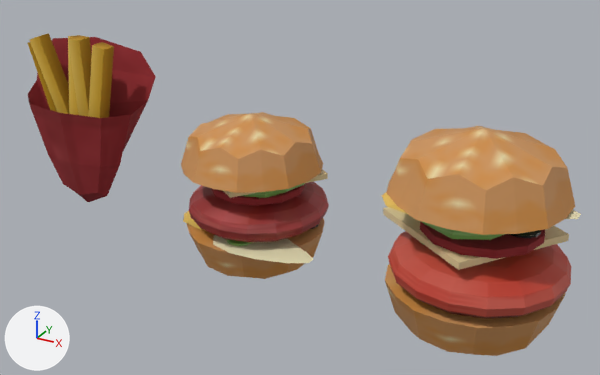
A saved change to the OBJ model Models/Food/Fries.obj.
The view is the same before and after, from a 50 mm camera at (2.39, -3.81, 2.19) aimed at (0.34, -0.07, 0.32). Arrows for +X, +Y and +Z are at lower left; the lights stay in place. The picture after the commit comes second. Where no turn or scale is listed for an object, it has been applied to the vertices.

Objects in the first picture: 'Cheese_burger', 'Fries', 'Hamburger'.
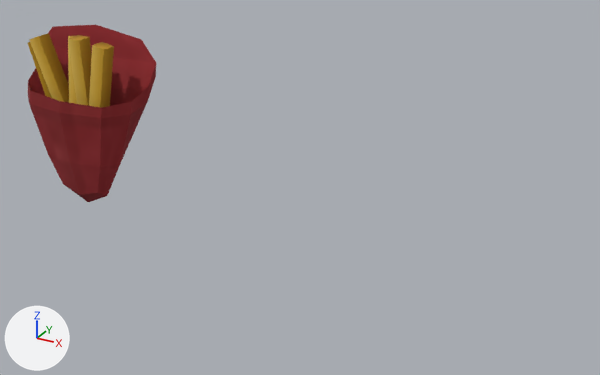
The newer file is also turned or shifted as a whole; pictures and numbers use the older file's frame.

Changed parts and their boxes [x1, y1, x2, y2] in the pictures (600 x 375 px):
```json
{"object": "Hamburger", "change": "deleted", "before": [382, 126, 581, 356], "on screen": "orange", "faces in mat_bun (picture img_atlas_png)": [385, 126, 575, 356], "faces in mat_patty2 (picture img_atlas_png)": [388, 231, 571, 318], "faces in mat_material_002": [420, 222, 545, 259], "faces in mat_cheddar (picture img_atlas_png)": [383, 207, 569, 270], "faces in mat_lettuce (picture img_atlas_png)": [420, 221, 505, 245]}
{"object": "Cheese_burger", "change": "deleted", "before": [181, 112, 329, 279], "faces in mat_bun (picture img_atlas_png)": [181, 112, 325, 279], "faces in mat_patty1 (picture img_atlas_png)": [189, 182, 329, 242], "faces in mat_material_005 (picture img_atlas_png)": [213, 235, 313, 263], "faces in mat_material_002": [211, 183, 306, 206], "faces in mat_lettuce (picture img_atlas_png)": [242, 183, 305, 198]}
{"object": "Fries", "change": "reshaped", "before": [28, 33, 156, 202], "after": [28, 25, 156, 202]}
{"part": 1, "of": "me_fries", "change": "built on", "before": [28, 33, 156, 151], "after": [28, 25, 156, 164]}
```

The change, as JSON lines over the scene's bpy script:
```json
{"block": "me_fries", "where": "# used by ob_fries; location = (0.0, 0.0, 0.0)"}
{"op": "remove", "block": "me_fries", "code": "me_fries.from_pydata(...)  # 71 vertices, 54 faces; spans x -1.771..-0.798, y -0.219..0.173, z -0.134..0.994"}
{"op": "add", "block": "me_fries", "code": "me_fries.from_pydata(...)  # 142 vertices, 120 faces; spans x -1.771..-0.782, y -0.219..0.173, z -0.134..1.019"}
{"block": "me_fries", "change": "me_fries part 1"}
{"block": "me_fries", "change": "21 vertices are removed from x -1.771..-0.798, y -0.141..0.173, z 0.051..0.976"}
{"block": "me_fries", "change": "32 faces are deleted"}
{"block": "me_fries", "change": "3 vertices in x -1.569..-1.155, y -0.112..-0.013, z 0.93..0.992 move by (0.0, 0.0, 0.001)"}
{"block": "me_fries", "change": "3 vertices move from x -1.245..-0.963, y -0.115..-0.025, z 0.958..0.977 to x -1.244..-0.963, y -0.115..-0.025, z 0.958..0.978"}
{"block": "me_fries", "change": "84 vertices are added at x -1.771..-0.782, y -0.212..0.173, z -0.035..1.019"}
{"block": "me_fries", "change": "48 new faces join them, mat_material_001"}
{"block": "me_fries", "change": "44 new faces join them, mat_material_002"}
{"block": "me_fries", "change": "other edits to the shape of me_fries do not show in these pictures"}
{"op": "remove", "block": "ob_cheese_burger", "code": ["ob_cheese_burger = bpy.data.objects.new('Cheese_burger', me_cheese_burger)", "ob_cheese_burger.location = (0.0, 0.0, 0.0)"]}
{"op": "remove", "block": "ob_hamburger", "code": ["ob_hamburger = bpy.data.objects.new('Hamburger', me_hamburger)", "ob_hamburger.location = (0.0, 0.0, 0.0)"]}
```
